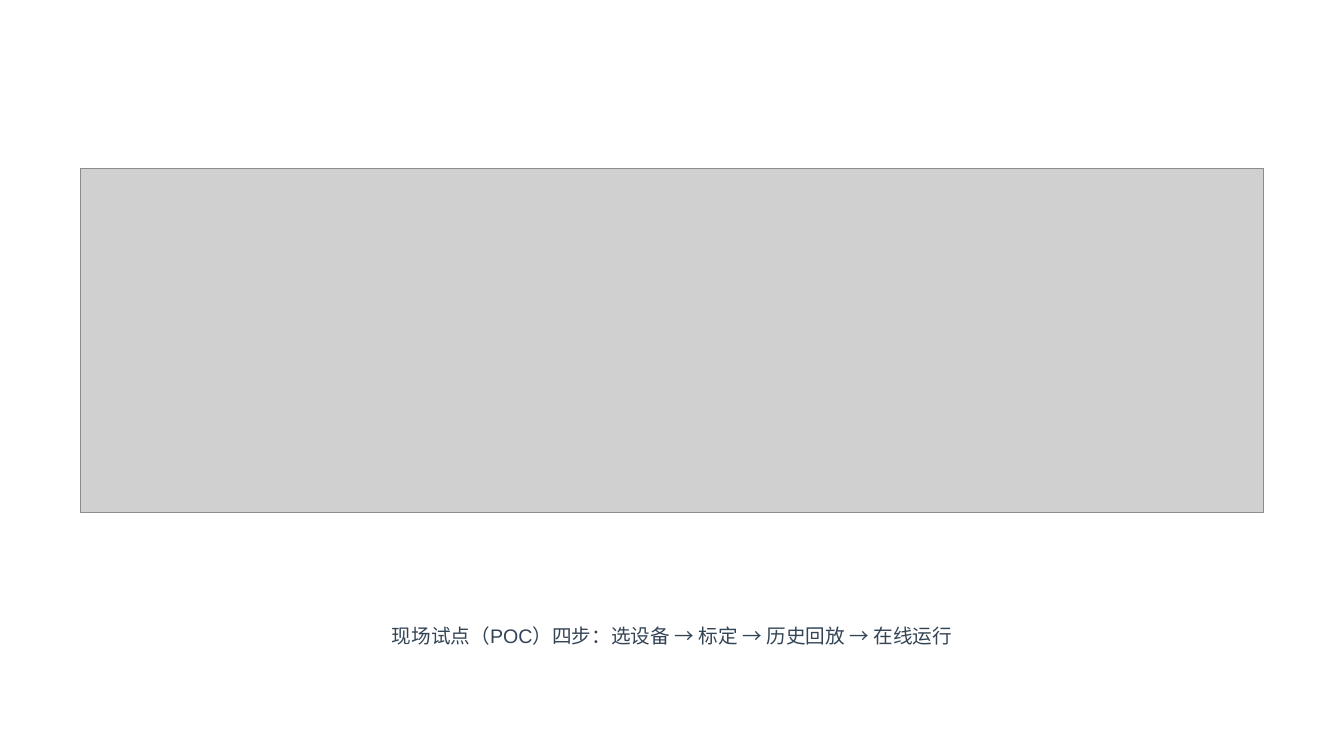
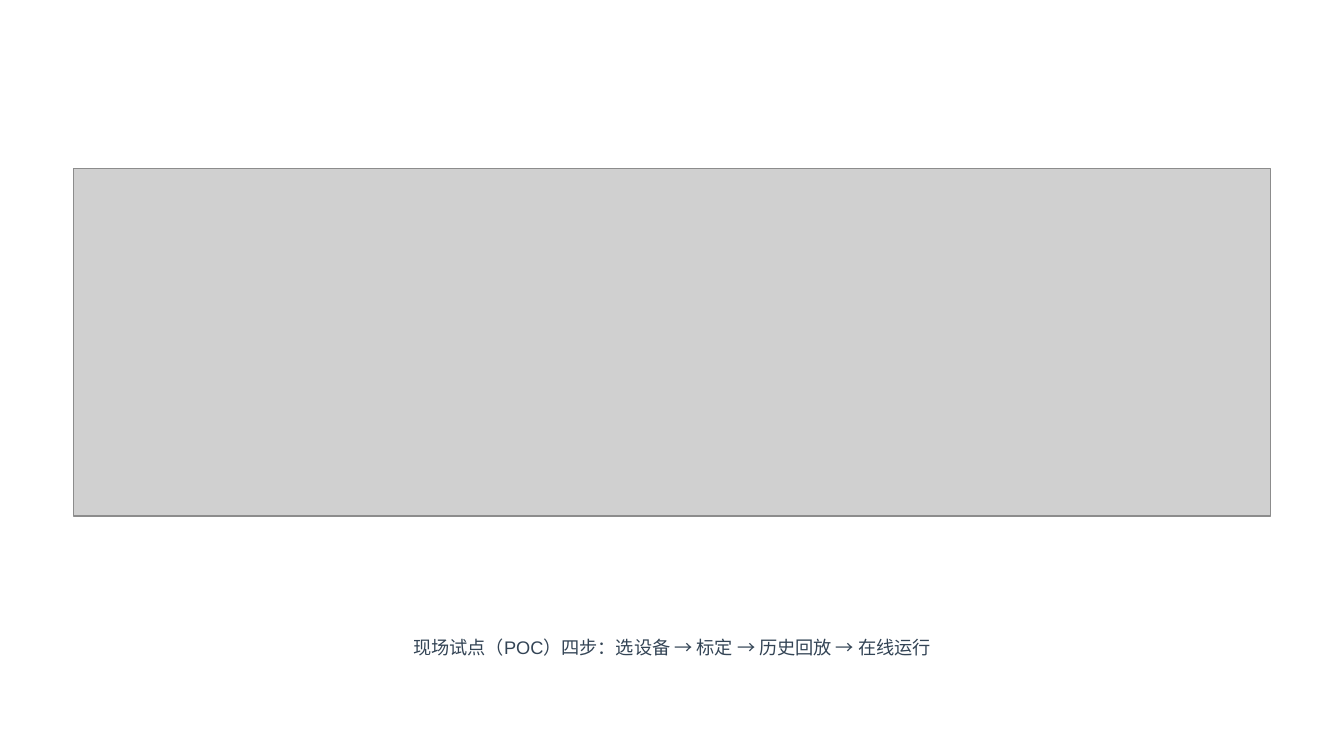
Before and after one commit to by739yang/BEWG_PdM, a slide deck: slide 24 of deliverables/ppt/澜脉_商业计划书.pptx (slide 44 before the commit). Drawn at 1344x756 pixels with LibreOffice and Linux fonts; fonts in the diff are those of the drawing; grey boxes stand for pictures. Boxes give left, top, right and bottom in pixels: in the first picture for what was removed or moved away, otherwise in the second. Text is boxed around its words. In the diff, an @@ line names an element or a change of style, - is before the commit and + after.

```diff
--- a/deliverables/ppt/澜脉_商业计划书.pptx
+++ b/deliverables/ppt/澜脉_商业计划书.pptx
@@ picture: place and size @@
-picture at [81,168,1263,512]
+picture at [74,168,1270,516]
@@ text "现场试点（POC）四步：选设备 → 标定 → 历史回放 ...": place and size @@
-text "现场试点（POC）四步：选设备 → 标定 → 历史回放 ..." at [392,626,953,645]
+text "现场试点（POC）四步：选设备 → 标定 → 历史回放 ..." at [413,638,931,656]
@@ text "现场试点（POC）四步：选设备 → 标定 → 历史回放 ..." at [413,638,931,656]: size 14 to 13 pt @@
```
Also in this commit, not shown: 28 other slides changed, 18 slides removed, 5 other files.
